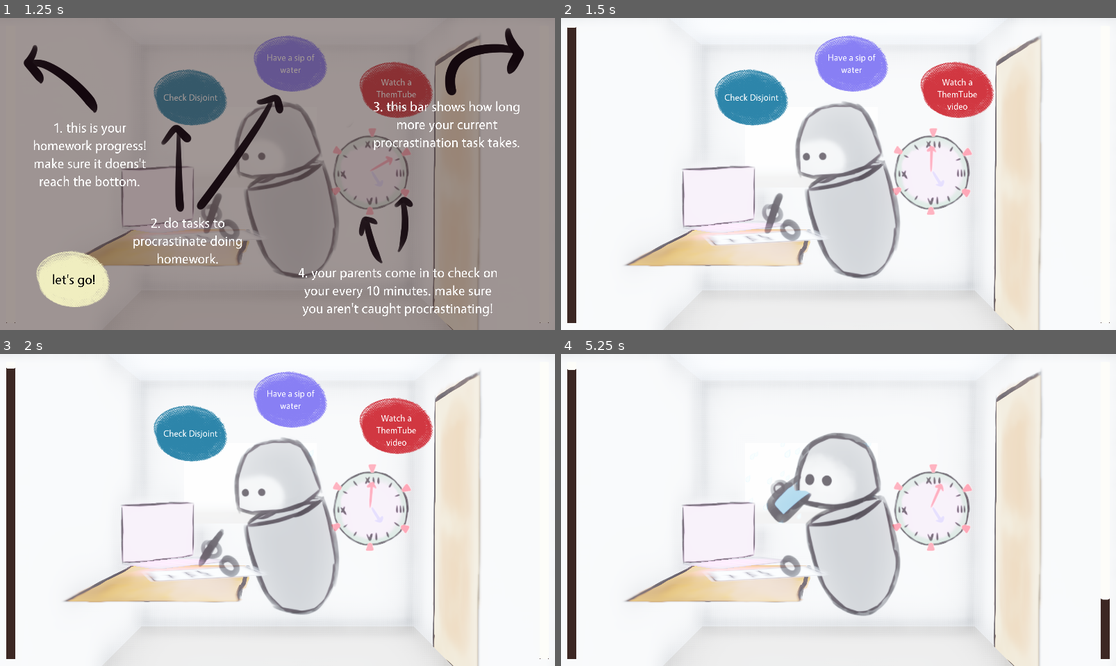
Above: before the commit, frames 1-4 (two rows, left to right).
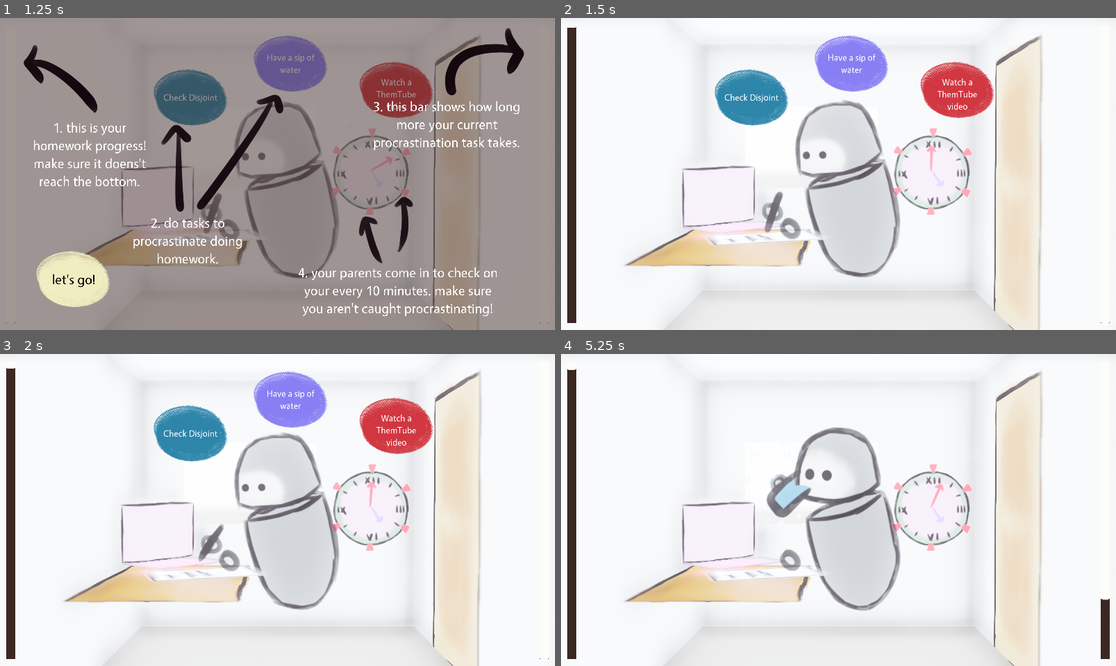
Above: after the commit, the same moments.

Repository: bucketfish/procrastination-simulator
Game: Godot game, scene res://Main.tscn
Two runs of this game, one before a commit and one after it. Both use one fixed random seed, a clock stepped at 60 frames per second and the inputs below. A sky picture missing from this copy of the repository is replaced by a grey-blue gradient.
Inputs:
- Up to frame 1 (1.25 s): click "play" at 0.5 s
- Up to frame 2 (1.5 s): click "let's go!" at 1.25 s
- Up to frame 3 (2 s): no input
- Up to frame 4 (5.25 s): click "Have a sip of water" at 2 s

Frame 1 is identical in both runs. In frame 2, 1.0% of the frame differs, in the area x 36-61%, y 26-84%; in frame 3, 2.6%; in frame 4, 3.3%, in the area x 37-62%, y 23-84%.

Commit message:
character float

Diff:
--- a/Main.tscn
+++ b/Main.tscn
@@ -643,6 +643,38 @@
 "values": [ Vector3( -0.871193, 1.28858, -1.13622 ) ]
 }
 
+[sub_resource type="Animation" id=26]
+length = 0.001
+tracks/0/type = "value"
+tracks/0/path = NodePath("..:translation")
+tracks/0/interp = 1
+tracks/0/loop_wrap = true
+tracks/0/imported = false
+tracks/0/enabled = true
+tracks/0/keys = {
+"times": PoolRealArray( 0 ),
+"transitions": PoolRealArray( 1 ),
+"update": 0,
+"values": [ Vector3( 0, 0, 0 ) ]
+}
+
+[sub_resource type="Animation" id=27]
+resource_name = "animate"
+length = 1.6
+loop = true
+tracks/0/type = "value"
+tracks/0/path = NodePath("..:translation")
+tracks/0/interp = 1
+tracks/0/loop_wrap = true
+tracks/0/imported = false
+tracks/0/enabled = true
+tracks/0/keys = {
+"times": PoolRealArray( 0, 0.8 ),
+"transitions": PoolRealArray( 1, 1 ),
+"update": 0,
+"values": [ Vector3( 0, 0, 0 ), Vector3( 0, 0.05, 0 ) ]
+}
+
 [sub_resource type="DynamicFont" id=19]
 size = 100
 font_data = ExtResource( 19 )
@@ -764,6 +796,11 @@
 anims/outside = SubResource( 10 )
 anims/snack = SubResource( 5 )
 anims/themtube = SubResource( 8 )
+
+[node name="float" type="AnimationPlayer" parent="RoomGroup/CharacterGroup/Character"]
+autoplay = "animate"
+anims/RESET = SubResource( 26 )
+anims/animate = SubResource( 27 )
 
 [node name="righthand" type="Sprite3D" parent="RoomGroup/CharacterGroup"]
 transform = Transform( 0.25, 0, 0, 0, 0.25, 0, 0, 0, 1, -0.408375, 0.922143, -0.435435 )
Not shown: 1 places in Main.tscn that only renumber resources
